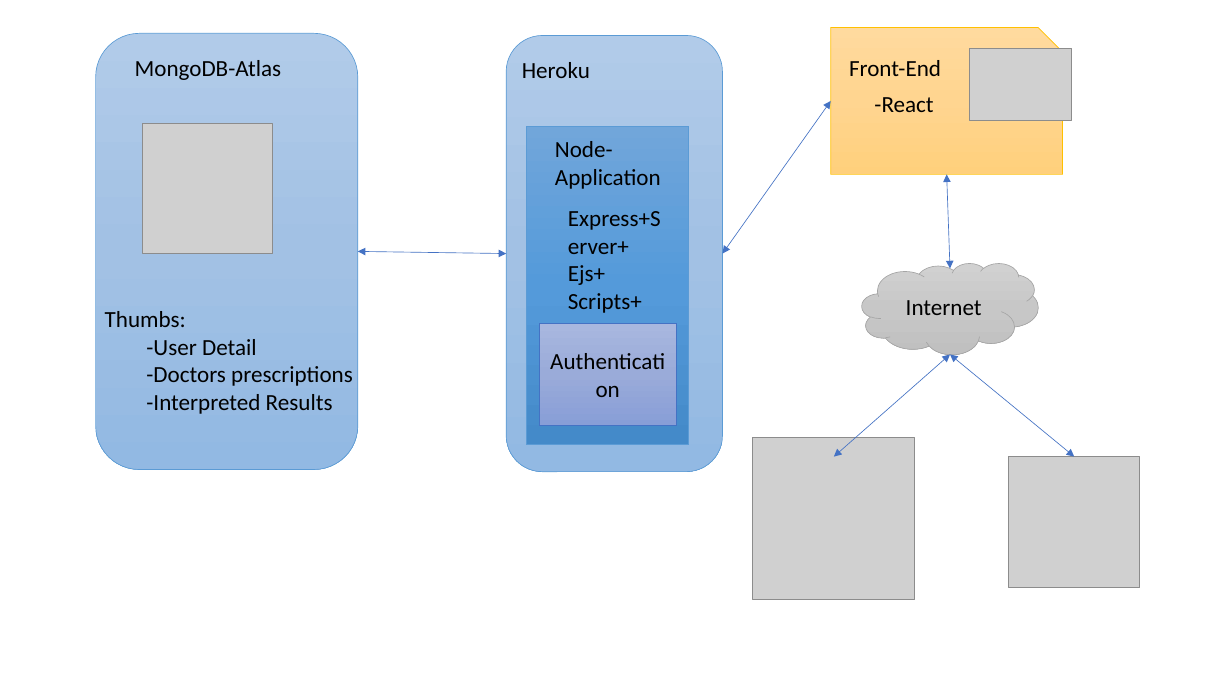
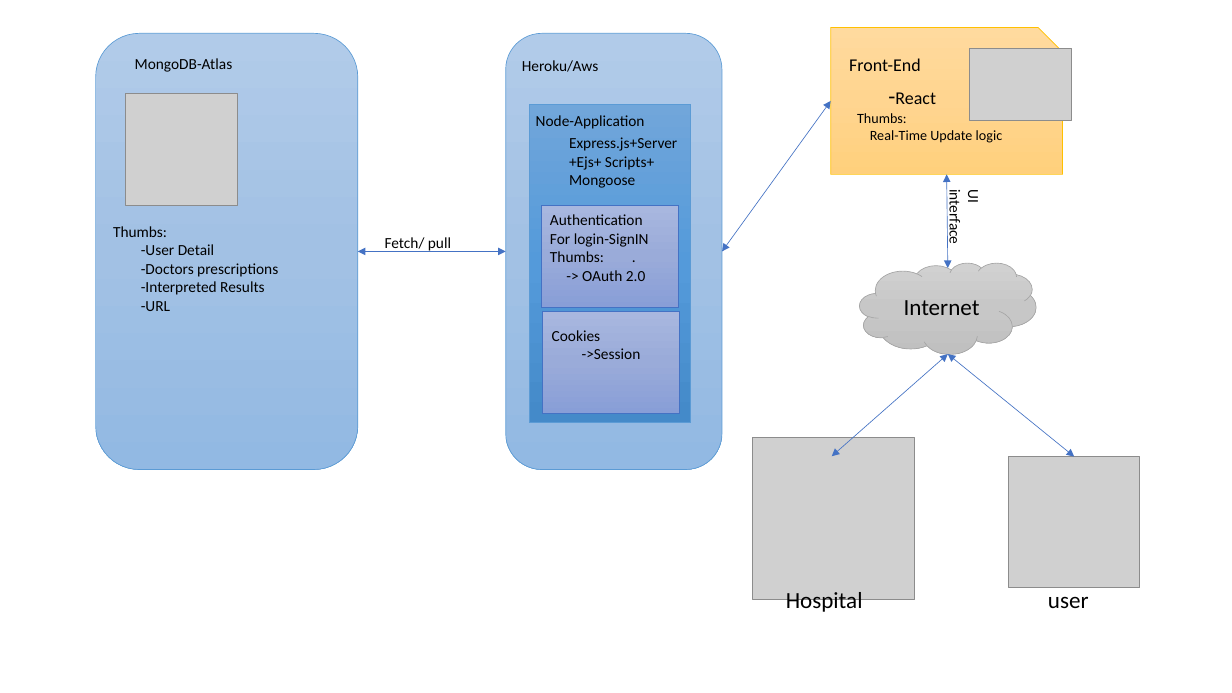
Before and after one commit to Amarnathkumar007/HealthCard, a slide deck: slide 1 of Blueprint.pptx. Drawn at 1232x693 pixels with LibreOffice and Linux fonts; fonts in the diff are those of the drawing; grey boxes stand for pictures. Boxes give left, top, right and bottom in pixels: in the first picture for what was removed or moved away, otherwise in the second. Text is boxed around its words. In the diff, an @@ line names an element or a change of style, - is before the commit and + after.

```diff
--- a/Blueprint.pptx
+++ b/Blueprint.pptx
@@ text "MongoDB-Atlas" at box(135, 58, 233, 72): size 18 to 12 pt @@
@@ text "Front-End" at box(849, 58, 921, 71): size 18 to 14 pt @@
@@ text at box(522, 60, 598, 72): text changed; size 18 to 12 pt @@
-Heroku
+Heroku/Aws
@@ text "-React": place and size @@
-text "-React" at box(874, 97, 933, 112)
+text "-React" at box(857, 92, 1003, 143)
@@ picture: place and size @@
-picture at box(142, 124, 272, 253)
+picture at box(126, 93, 238, 205)
@@ text "Node-Application" at box(536, 115, 645, 129): size 18 to 12 pt @@
@@ text "Node-Application": place and size @@
-text "Node-Application" at box(555, 141, 661, 189)
+text "Node-Application" at box(536, 115, 645, 129)
@@ rectangle: place and size @@
-rectangle at box(527, 127, 688, 445)
+rectangle at box(530, 104, 690, 422)
@@ text at box(857, 113, 1003, 143): paragraphs added @@
+Thumbs:
+Real-Time Update logic
@@ text at box(895, 92, 936, 104): size 18 to 14 pt in "-React" @@
@@ text at box(569, 137, 677, 188): text changed; size 18 to 12 pt @@
-Express+Server+
-Ejs+ Scripts+
+Express.js+Server+Ejs+ Scripts+
+Mongoose
@@ rectangle "Authentication": place and size @@
-rectangle "Authentication" at box(540, 323, 677, 425)
+rectangle "Authentication" at box(541, 205, 677, 307)
@@ text added at box(945, 190, 983, 243), 12 pt, text #000000 @@
+UI interface
@@ text "Thumbs:": place and size @@
-text "Thumbs:" at box(105, 311, 353, 414)
+text "Thumbs:" at box(113, 226, 278, 311)
@@ text at box(113, 226, 278, 295): size 18 to 12 pt @@
@@ text added at box(385, 237, 451, 252), 12 pt, text #000000 @@
+Fetch/ pull
@@ text in rectangle at box(550, 233, 649, 281): paragraphs added @@
+For login-SignIN
+Thumbs: .
+-> OAuth 2.0
@@ text in rectangle at box(550, 214, 643, 225): size 18 to 12 pt in "Authentication"; alignment centre to left @@
@@ text at box(141, 301, 170, 311): paragraph added @@
+-URL
@@ rectangle added at box(543, 311, 679, 413), fill gradient #A8B7DF to #9AABD9 to #889ED7, outline #4472C4 0.5 pt, 12 pt, text #000000 @@
+Cookies
+->Session
@@ text added at box(786, 592, 863, 614), 18 pt, text #000000 @@
+Hospital
@@ text added at box(1048, 596, 1089, 608), 18 pt, text #000000 @@
+user
```
Also in this commit, not shown: 1 slide added, 1 other file.
